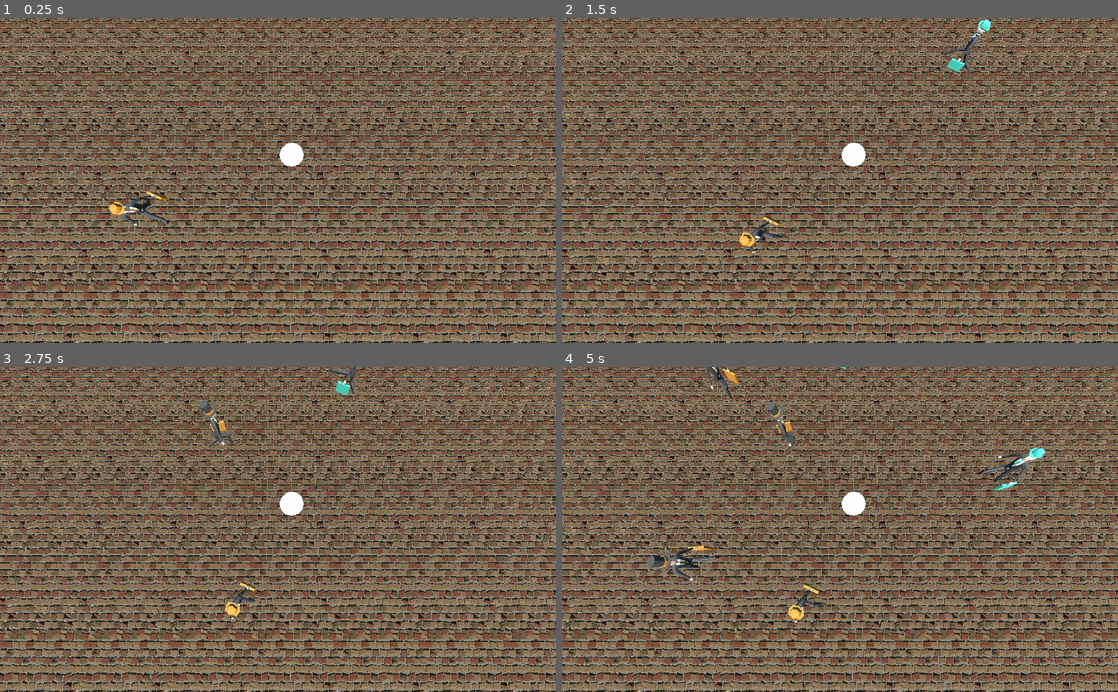
Above: before the commit, frames 1-4 (two rows, left to right).
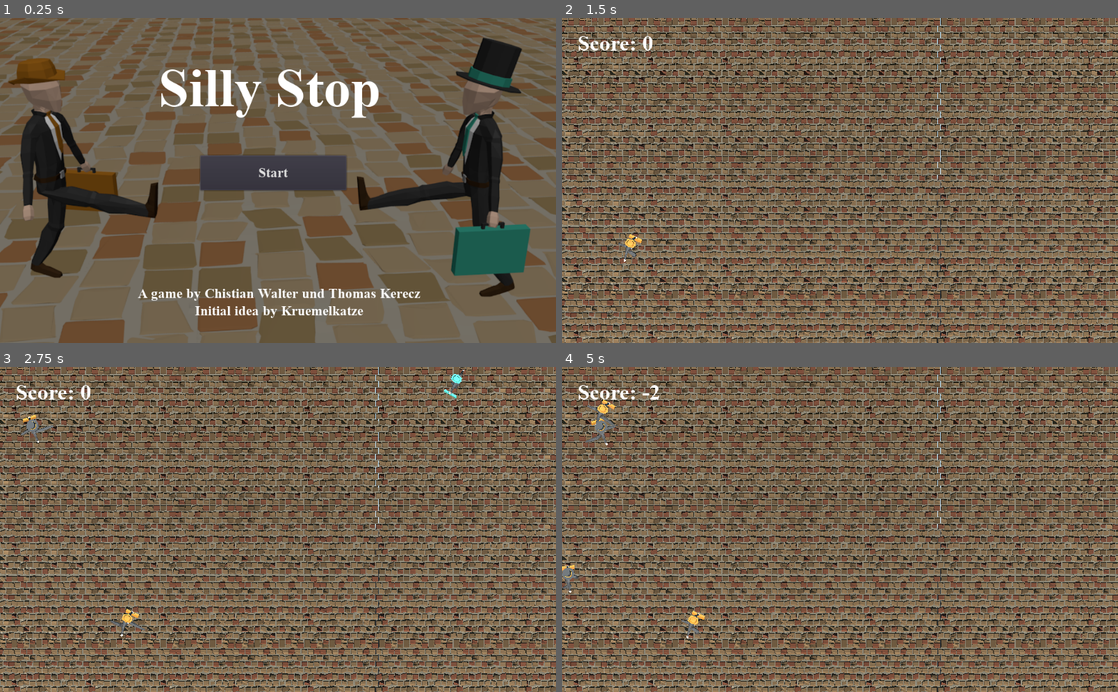
Above: after the commit, the same moments.

Repository: chrisworld/silly_stop
Game: Godot game, scene res://UI/StartScreen.tscn
The game is run twice, just before and just after one commit, with the same random seed, the same clock (stepped at 60 frames per second) and the same inputs. Before the commit the project starts from res://world/world.tscn.
Inputs (mouse positions are in pixels of both pictures, inside the frame that each line leads up to):
- Up to frame 1 (0.25 s): no input
- Up to frame 2 (1.5 s): click (834, 174) at 0.5 s, where only the run after the commit has a clickable "Start"; hold A (group1_action) from 1.28 s (still down); hold D (group2_action) from 1.28 s (still down)
- Up to frame 3 (2.75 s): release A (group1_action) at 2.03 s; release D (group2_action) at 2.03 s; tap D (group2_action) at 2.1 s
- Up to frame 4 (5 s): hold D (group2_action) 2.78-3.53 s; hold A (group1_action) 2.78-4.28 s; tap D (group2_action) at 3.6 s; hold D (group2_action) from 4.28 s (still down)

The runs differ from the first frame. In frame 1, 73% of the frame differs, in the area x 0-100%, y 0-100%; in frame 2, 72%; in frame 3, 72%; in frame 4, 72%.

Commit message:
camera and score

Diff:
--- a/models/man_v2/man_v2.gd
+++ b/models/man_v2/man_v2.gd
@@ -4,8 +4,9 @@
 export var path_id = 0
 export var max_speed = 0.15
 
-# collision signal
+# signal
 signal collision_of_man
+signal man_survived
 
 # actual speed of man
 var speed
@@ -37,8 +38,9 @@
 # ready
 func _ready():
 
-	# connect signal
+	# connect signals
 	connect("collision_of_man", get_tree().get_root().find_node("world", true, false), "on_collision_of_man")
+	connect("man_survived", get_tree().get_root().find_node("world", true, false), "on_man_survived")
 
 	# get path to follow
 	$actual_path.curve = $path_container.get_child(path_id).curve
@@ -79,6 +81,9 @@
 		# end of path reached
 		if t >= 1:
 
+			# emit signal
+			emit_signal("man_survived")
+
 			# freeze
 			freeze()
 
--- a/paths/path01.tscn
+++ b/paths/path01.tscn
@@ -2,7 +2,7 @@
 
 [sub_resource type="Curve3D" id=1]
 _data = {
-"points": PoolVector3Array( 0, 0, 0, 0, 0, 0, -0.00353146, 0, 0.0052971, 0, 0, 0, 0, 0, 0, 0, 0, 49 ),
+"points": PoolVector3Array( 0, 0, 0, 0, 0, 0, -0.00353146, 0, 0.0052971, 0, 0, 0, 0, 0, 0, 0, 0, 90 ),
 "tilts": PoolRealArray( 0, 0 )
 }
 
--- a/paths/path02.tscn
+++ b/paths/path02.tscn
@@ -2,7 +2,7 @@
 
 [sub_resource type="Curve3D" id=1]
 _data = {
-"points": PoolVector3Array( 0, 0, 0, 0, 0, 0, -0.00353146, 0, 0.0052971, 0, 0, 0, 0, 0, 0, -9.79674, 0, 10.0221, 0, 0, 0, 0, 0, 0, 9.66401, 0, 20.3248, 0, 0, 0, 0, 0, 0, -9.6332, 0, 29.6464, 0, 0, 0, 0, 0, 0, 10.4817, 0, 39.7856, 0, 0, 0, 0, 0, 0, -9.96027, 0, 49.5977 ),
+"points": PoolVector3Array( 0, 0, 0, 0, 0, 0, -0.00353146, 0, 0.0052971, 0, 0, 0, 0, 0, 0, -10, 0, 20, 0, 0, 0, 0, 0, 0, 10, 0, 40, 0, 0, 0, 0, 0, 0, -10, 0, 60, 0, 0, 0, 0, 0, 0, 12, 0, 80, 0, 0, 0, 0, 0, 0, 0, -1, 100 ),
 "tilts": PoolRealArray( 0, 0, 0, 0, 0, 0 )
 }
 
--- a/project.godot
+++ b/project.godot
@@ -16,7 +16,7 @@
 [application]
 
 config/name="Silly Stop"
-run/main_scene="res://world/world.tscn"
+run/main_scene="res://UI/StartScreen.tscn"
 config/icon="res://icon.png"
 
 [input]
--- a/world/spawner.tscn
+++ b/world/spawner.tscn
@@ -4,13 +4,13 @@
 
 [sub_resource type="Curve3D" id=1]
 _data = {
-"points": PoolVector3Array( 0, 0, 0, 0, 0, 0, -20, 0, 20, 0, 0, 0, 0, 0, 0, -20, 0, -20 ),
+"points": PoolVector3Array( 0, 0, 0, 0, 0, 0, -40, 0, 20, 0, 0, 0, 0, 0, 0, -40, 0, -20 ),
 "tilts": PoolRealArray( 0, 0 )
 }
 
 [sub_resource type="Curve3D" id=2]
 _data = {
-"points": PoolVector3Array( 0, 0, 0, 0, 0, 0, 20, 0, 20, 0, 0, 0, 0, 0, 0, 20, 0, -20 ),
+"points": PoolVector3Array( 0, 0, 0, 0, 0, 0, 39, 0, 20, 0, 0, 0, 0, 0, 0, 40, 0, -20 ),
 "tilts": PoolRealArray( 0, 0 )
 }
 
@@ -22,11 +22,27 @@
 [node name="Path" type="Path" parent="group1"]
 curve = SubResource( 1 )
 
+[node name="edge1" type="CSGBox" parent="group1"]
+transform = Transform( 1, 0, 0, 0, 1, 0, 0, 0, 1, -40, 0, -20 )
+visible = false
+
+[node name="edge2" type="CSGBox" parent="group1"]
+transform = Transform( 1, 0, 0, 0, 1, 0, 0, 0, 1, -40, 0, 20 )
+visible = false
+
 [node name="group2" type="Spatial" parent="."]
 
 [node name="Path" type="Path" parent="group2"]
 curve = SubResource( 2 )
 
+[node name="edge1" type="CSGBox" parent="group2"]
+transform = Transform( 1, 0, 0, 0, 1, 0, 0, 0, 1, 40, 0, -20 )
+visible = false
+
+[node name="edge2" type="CSGBox" parent="group2"]
+transform = Transform( 1, 0, 0, 0, 1, 0, 0, 0, 1, 40, 0, 20 )
+visible = false
+
 [node name="Spawn_timer" type="Timer" parent="."]
 autostart = true
 [connection signal="timeout" from="Spawn_timer" to="." method="_on_Spawn_timer_timeout"]
--- a/world/world.gd
+++ b/world/world.gd
@@ -2,6 +2,7 @@
 
 var score
 
+#onready var score_label
 
 # reset game
 func reset_game():
@@ -14,8 +15,24 @@
 	# score
 	score = 0
 
+	$UI/Score.text = str(score)
+
 
 # collision handling
 func on_collision_of_man():
 
+	score -=1
 	print("collision of man")
+
+	# update score
+	$UI/Score.text = str(score)
+
+
+# collision handling
+func on_man_survived():
+
+	score +=1
+	print("man_survived")
+
+	# update score
+	$UI/Score.text = str(score)
--- a/world/world.tscn
+++ b/world/world.tscn
@@ -1,17 +1,24 @@
-[gd_scene load_steps=5 format=2]
-
+[gd_scene load_steps=7 format=2]
+
+[ext_resource path="res://UI/Fonts/typewriter/timesbd.ttf" type="DynamicFontData" id=1]
 [ext_resource path="res://world/world.gd" type="Script" id=2]
 [ext_resource path="res://objects/ball.tscn" type="PackedScene" id=3]
 [ext_resource path="res://world/spawner.tscn" type="PackedScene" id=6]
 [ext_resource path="res://models/cobbles/cobblestones.tscn" type="PackedScene" id=7]
 
+[sub_resource type="DynamicFont" id=1]
+size = 40
+font_data = ExtResource( 1 )
+
 [node name="world" type="Spatial"]
 transform = Transform( 1, 0, 0, 0, 1, 0, 0, 0, 1, 0.0190182, -4.76837e-07, 0.0182066 )
 script = ExtResource( 2 )
 
 [node name="ClippedCamera" type="ClippedCamera" parent="."]
-transform = Transform( 1, 0, 0, 0, 0.169643, 0.985506, 0, -0.985506, 0.169643, -1.8732, 24.5771, 7.53403 )
+transform = Transform( 1, 0, 0, 0, 0.169643, 0.985506, 0, -0.985506, 0.169643, 0, 23.7148, 4.14203 )
+projection = 1
 fov = 86.5
+size = 48.0
 
 [node name="spawner" parent="." instance=ExtResource( 6 )]
 
@@ -454,3 +461,33 @@
 
 [node name="middlte point" parent="env" instance=ExtResource( 3 )]
 transform = Transform( 1, 0, 0, 0, 1, 0, 0, 0, 1, 0, 1.6905, 0 )
+visible = false
+
+[node name="UI" type="Control" parent="."]
+margin_right = 40.0
+margin_bottom = 40.0
+__meta__ = {
+"_edit_use_anchors_": false
+}
+
+[node name="Score_Label" type="Label" parent="UI"]
+margin_left = 28.6539
+margin_top = 24.0271
+margin_right = 147.654
+margin_bottom = 69.0271
+custom_fonts/font = SubResource( 1 )
+text = "Score: "
+__meta__ = {
+"_edit_use_anchors_": false
+}
+
+[node name="Score" type="Label" parent="UI"]
+margin_left = 147.654
+margin_top = 24.0271
+margin_right = 266.654
+margin_bottom = 69.0271
+custom_fonts/font = SubResource( 1 )
+text = "0"
+__meta__ = {
+"_edit_use_anchors_": false
+}
